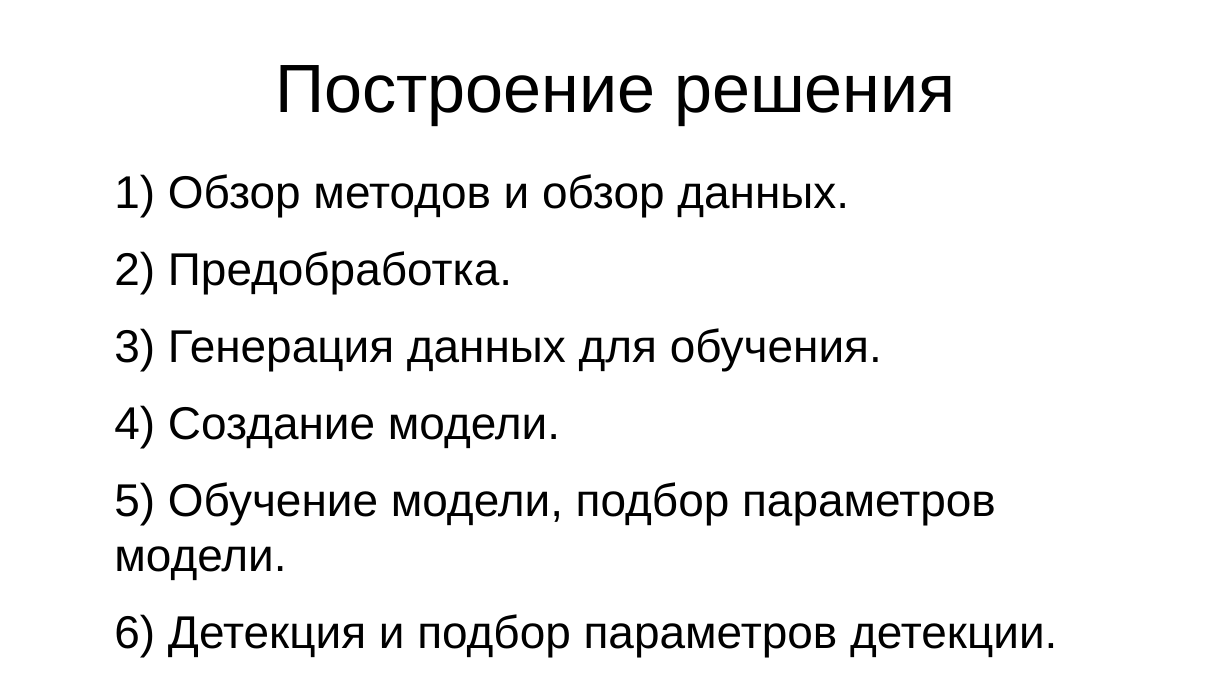
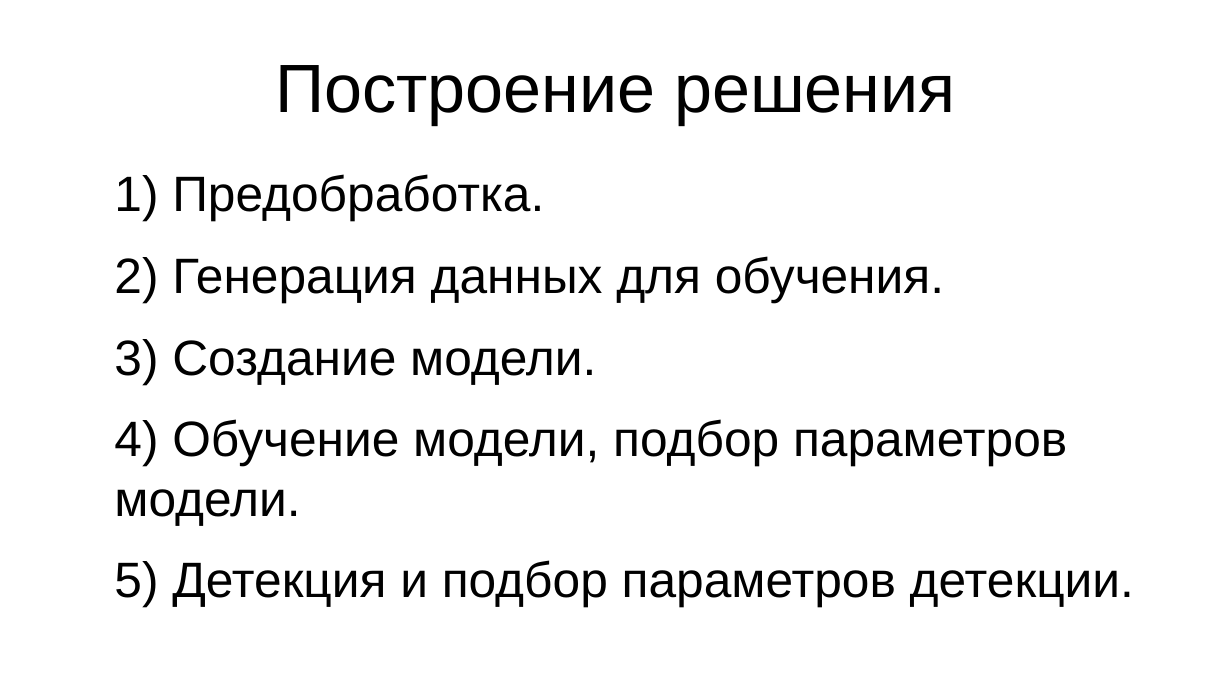
Before and after one commit to rt2122/data-segmentation-2, a slide deck: slide 13 of text/presentation_7sem.odp (slide 6 before the commit). Drawn at 1232x693 pixels with LibreOffice and Linux fonts; fonts in the diff are those of the drawing. Boxes give left, top, right and bottom in pixels: in the first picture for what was removed or moved away, otherwise in the second. Text is boxed around its words. In the diff, an @@ line names an element or a change of style, - is before the commit and + after.

```diff
--- a/text/presentation_7sem.odp
+++ b/text/presentation_7sem.odp
@@ text at box(114, 174, 1134, 607): text changed; size 29.6 to 32 pt @@
-1) Обзор методов и обзор данных.
-2) Предобработка.
-3) Генерация данных для обучения.
-4) Создание модели.
-5) Обучение модели, подбор параметров модели.
-6) Детекция и подбор параметров детекции.
+1) Предобработка.
+2) Генерация данных для обучения.
+3) Создание модели.
+4) Обучение модели, подбор параметров модели.
+5) Детекция и подбор параметров детекции.
```
Also in this commit, not shown: 4 other slides changed, 1 slide added, 1 slide removed, 2 other files.
